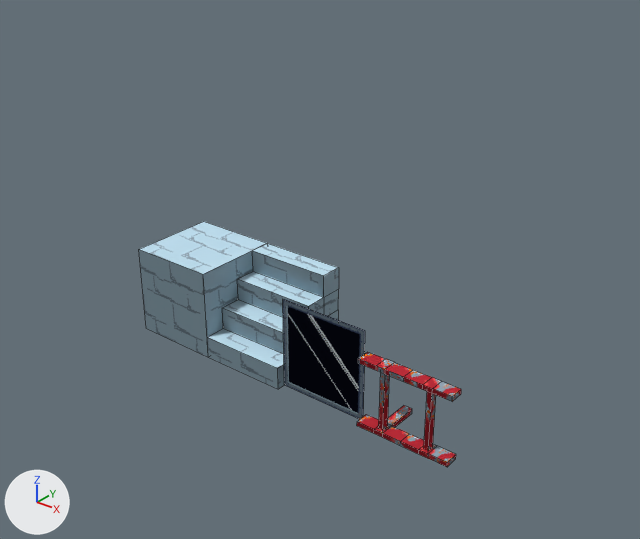
A saved change to the Blender file out/blender/tiles.blend.
Rendered twice from a 50 mm camera at (13.19, -12.37, 9.09) aimed at (3.03, 0.34, 1.21). The axes (+X, +Y, +Z) are drawn at lower left. The lights are the same throughout. Mesh edges are drawn as thin lines.

Objects in the first picture: 'block', 'rail', 'stairs', 'window'.
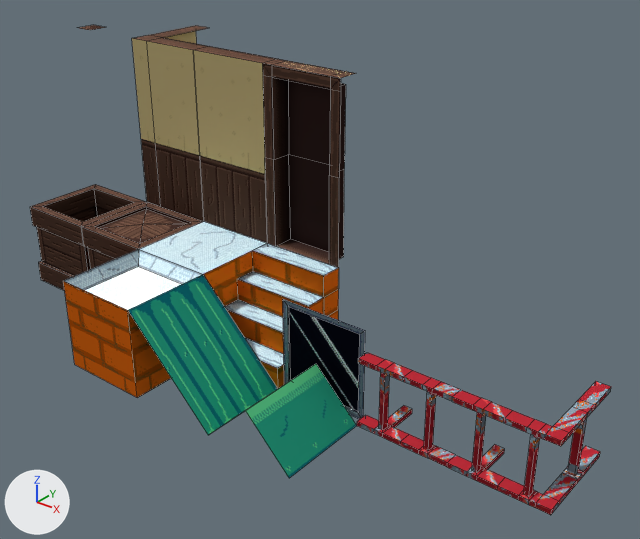
What differs and where, as boxes (x1, y1, x2, y2) in the pictures (640 x 539 px):
'woodDoor', added
    after: (262, 59, 356, 267)
'woodWall', added
    after: (193, 46, 277, 243)
'ironRoof', added
    after: (128, 274, 278, 435)
'holeBlock', added
    after: (63, 249, 202, 398)
'woodWallFullCorner', added
    after: (132, 25, 209, 221)
'block', surface changed, reshaped
    before: (139, 222, 267, 357)
    after: (140, 222, 267, 307)
'stairs', surface changed, reshaped (blue to brown)
    before: (207, 243, 339, 389)
    after: (225, 243, 339, 388)
'railCorner', added
    after: (447, 381, 611, 515)
'window', surface changed, reshaped
    both: (283, 299, 365, 419)
'ironRoofTop', added
    after: (212, 364, 357, 478)
'openCrate', added
    after: (30, 184, 145, 290)
'rail', surface changed, reshaped
    both: (357, 352, 461, 467)
'closedCrate', added
    after: (81, 202, 204, 269)
'woodWallTinyCorner', added
    after: (79, 25, 106, 30)

Edits to the bpy script that builds the scene:
```text
Change mat_window:
    where n2 = _N.new('ShaderNodeTexImage'); n2.name = 'Image Texture'
    n2.image: img_window_png -> img_tileset_png
Change me_cube:
    remove me_cube.from_pydata(...)  # 8 vertices, 6 faces; spans x -1.0..1.0, y -1.0..1.0, z -1.0..1.0
    add me_cube.from_pydata(...)  # 8 vertices, 5 faces; spans x -1.0..1.0, y -1.0..1.0, z -1.0..1.0
    me_cube part 1: 5 faces spanning x -1.0..1.0, y -1.0..1.0, z -1.0..1.0 switch from mat_concrete to mat_window
Change me_cube_006:
    remove me_cube_006.from_pydata(...)  # 38 vertices, 36 faces; spans x -1.0..1.0, y -1.0..1.0, z -1.0..1.0
    add me_cube_006.from_pydata(...)  # 38 vertices, 32 faces; spans x -1.0..1.0, y -1.0..1.0, z -1.0..1.0
    me_cube_006 part 2: 32 faces spanning x -1.0..1.0, y -1.0..1.0, z -1.0..1.0 switch from mat_concrete to mat_window
Change me_cube_008:
    remove me_cube_008.from_pydata(...)  # 4 vertices, 1 face; spans x -1.0..1.0, y -0.8, z -1.0..1.0
    add me_cube_008.from_pydata(...)  # 12 vertices, 9 faces; spans x -1.0..1.0, y -0.8..-0.75, z -1.0..1.0
    me_cube_008 part 3
    1 face is deleted
    8 vertices are added at x -0.88..0.87, y -0.8..-0.75, z -0.88..0.88
    9 new faces join them
Change me_cube_011:
    remove me_cube_011.from_pydata(...)  # 76 vertices, 78 faces; spans x -1.0..1.0, y -1.0..0.0, z -1.0..0.5
    add me_cube_011.from_pydata(...)  # 76 vertices, 70 faces; spans x -1.0..1.0, y -1.0..0.0, z -1.0..0.5
    me_cube_011 part 4: 70 faces spanning x -1.0..1.0, y -1.0..0.0, z -1.0..0.5 switch from mat_rust to mat_window
Add ob_ironrooftop:
    ob_ironrooftop = bpy.data.objects.new('ironRoofTop', me_cube_024)  # 6 vertices, 2 faces; spans x -1.0..1.0, y -1.0..1.0, z -1.0..0.0
    ob_ironrooftop.location = (4.0, -2.0, 0.0)
Add ob_ironroof:
    ob_ironroof = bpy.data.objects.new('ironRoof', me_cube_023)  # 4 vertices, 1 face; spans x -1.0..1.0, y -1.0..1.0, z -1.0..1.0
    ob_ironroof.location = (2.0, -2.0, 0.0)
Add ob_holeblock:
    ob_holeblock = bpy.data.objects.new('holeBlock', me_cube_022)  # 12 vertices, 9 faces; spans x -1.0..1.0, y -1.0..1.0, z -1.0..1.0
    ob_holeblock.location = (0.0, -2.0, 0.0)
Add ob_wooddoor:
    ob_wooddoor = bpy.data.objects.new('woodDoor', me_cube_018)  # 26 vertices, 18 faces; spans x -1.0..1.0, y -1.01..-0.5, z -1.0..3.0
    ob_wooddoor.location = (2.0, 2.0, 2.0)
Add ob_woodwalltinycorner:
    ob_woodwalltinycorner = bpy.data.objects.new('woodWallTinyCorner', me_cube_020)  # 4 vertices, 1 face; spans x -1.0..-0.5, y -1.0..-0.5, z 3.0
    ob_woodwalltinycorner.location = (-4.0, 2.0, 2.0)
Add ob_woodwallfullcorner:
    ob_woodwallfullcorner = bpy.data.objects.new('woodWallFullCorner', me_cube_019)  # 13 vertices, 7 faces; spans x -1.0..1.0, y -1.0..1.0, z -1.0..3.0
    ob_woodwallfullcorner.location = (-2.0, 2.0, 2.0)
Add ob_woodwall:
    ob_woodwall = bpy.data.objects.new('woodWall', me_cube_015)  # 6 vertices, 2 faces; spans x -1.0..1.0, y -1.0..-0.5, z -1.0..3.0
    ob_woodwall.location = (0.0, 2.0, 2.0)
Add ob_opencrate:
    ob_opencrate = bpy.data.objects.new('openCrate', me_cube_004)  # 32 vertices, 25 faces; spans x -1.0..1.0, y -1.0..1.0, z -1.0..1.0
    ob_opencrate.location = (-4.0, 0.0, 0.0)
Add ob_closedcrate:
    ob_closedcrate = bpy.data.objects.new('closedCrate', me_cube_002)  # 33 vertices, 28 faces; spans x -1.0..1.0, y -1.0..1.0, z -1.0..1.0
    ob_closedcrate.location = (-2.0, 0.0, 0.0)
Add ob_railcorner:
    ob_railcorner = bpy.data.objects.new('railCorner', me_cube_001)  # 116 vertices, 108 faces; spans x -1.0..1.0, y -1.0..1.0, z -1.0..0.5
    ob_railcorner.location = (8.0, 0.0, 0.0)
```
